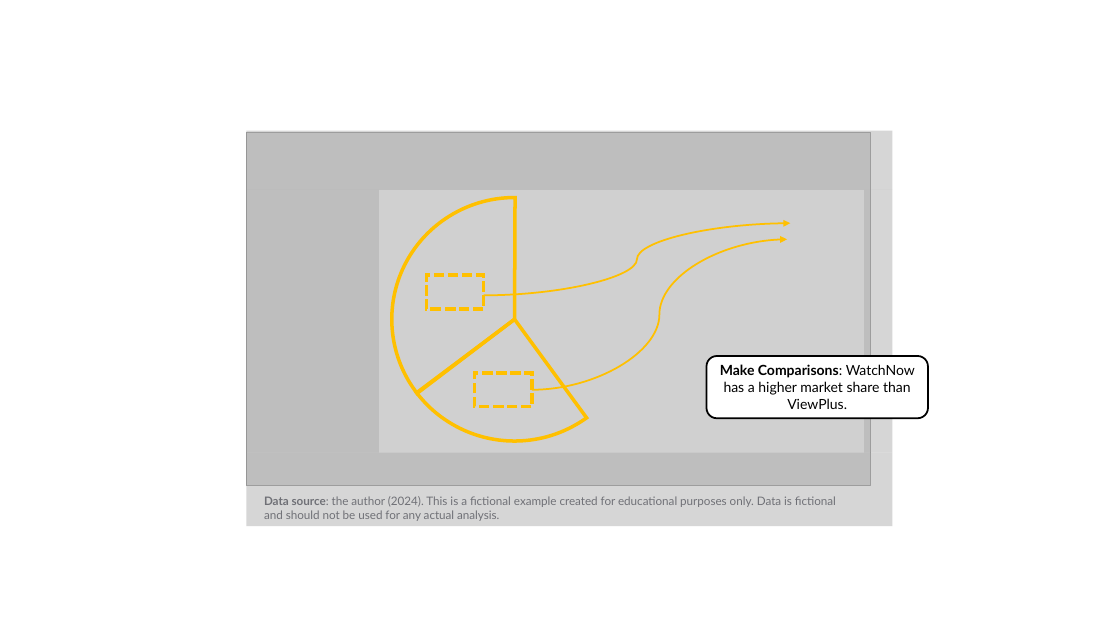
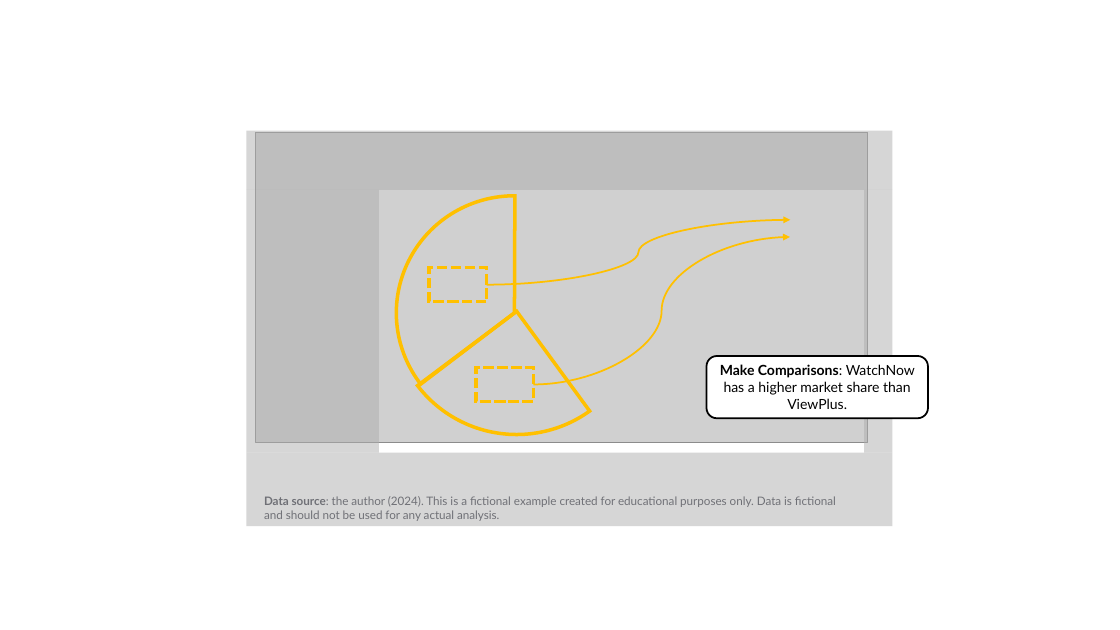
Before and after one commit to marianast97/VisualizationLiteracy, a slide deck: slide 61 of 01.NoGuidance/LearningContent/LearningContent.pptx. Drawn at 1120x630 pixels with LibreOffice and Linux fonts; fonts in the diff are those of the drawing; grey boxes stand for pictures. Boxes give left, top, right and bottom in pixels: in the first picture for what was removed or moved away, otherwise in the second. Text is boxed around its words. In the diff, an @@ line names an element or a change of style, - is before the commit and + after.

```diff
--- a/01.NoGuidance/LearningContent/LearningContent.pptx
+++ b/01.NoGuidance/LearningContent/LearningContent.pptx
@@ picture resized from (x1=246, y1=132, x2=870, y2=486) to (x1=255, y1=132, x2=868, y2=443) @@
@@ pie slice (boxed as its full ellipse) resized from (x1=392, y1=197, x2=637, y2=441) to (x1=392, y1=188, x2=641, y2=434) @@
@@ pie slice (boxed as its full ellipse) resized from (x1=392, y1=197, x2=637, y2=441) to (x1=397, y1=196, x2=633, y2=430) @@
@@ curved arrow moved from (484, 296) - (791, 223) to (486, 285) - (791, 220) @@
@@ curved arrow moved from (532, 390) - (787, 239) to (534, 385) - (790, 237) @@
@@ rectangle moved from (x1=427, y1=275, x2=484, y2=308) to (x1=429, y1=268, x2=486, y2=302) @@
@@ rectangle moved from (x1=475, y1=373, x2=532, y2=407) to (x1=476, y1=368, x2=534, y2=402) @@
```
Also in this commit, not shown: 11 other slides changed, 52 other files.
